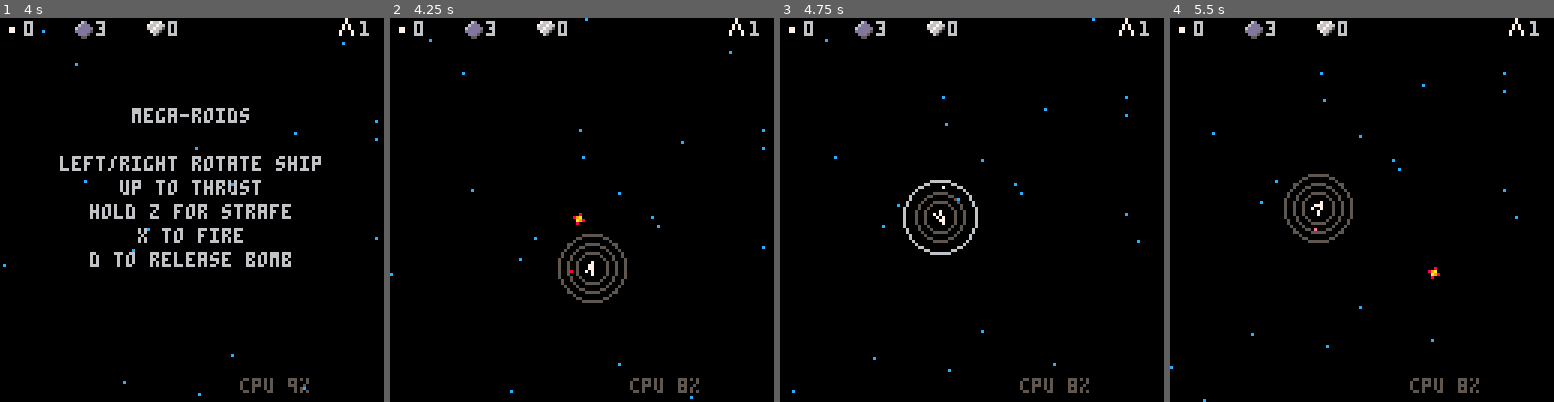
Above: before the commit, frames 1-4 (left to right).
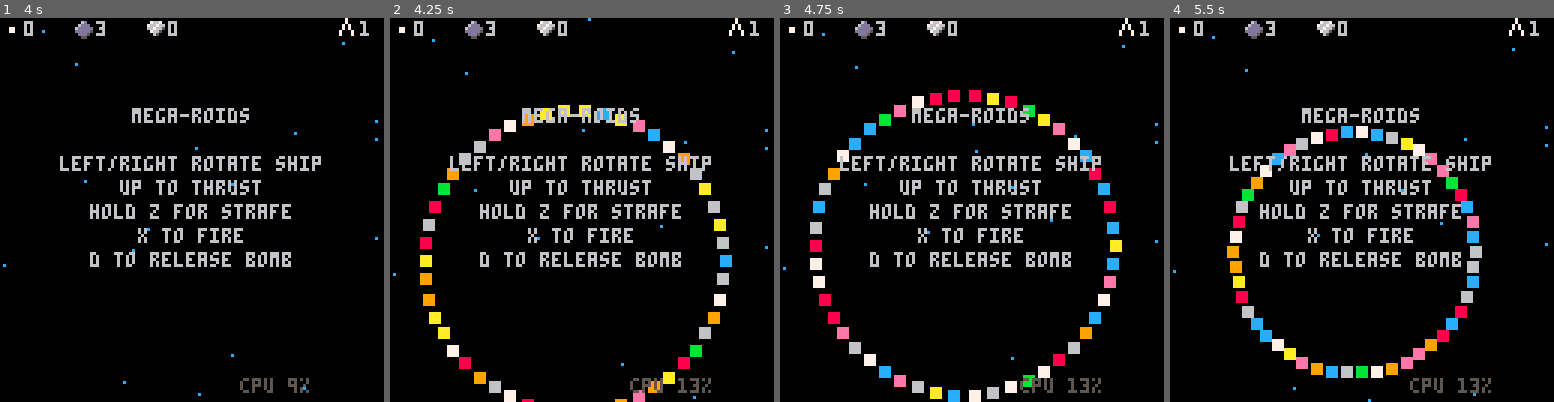
Above: after the commit, the same moments.

Repository: jcupitt/pico8
Game: PICO-8 cartridge mega/mega.p8
Same seed, same stepped clock (60 frames per second), same inputs: the game is played once before the commit and once after it.
Inputs:
- Up to frame 1 (4 s): tap X (X key) at 0.33, 1.07, 1.85, 2.97 s; tap O (Z key) at 0.7, 1.7, 2.1, 2.5, 2.9, 3.3, 3.7 s; hold Right 1.6-2.1 s; hold Up 2.15-2.42 s; hold Right 2.47-3.03 s; hold Left 3.08-3.58 s; hold Down 3.63-3.97 s
- Up to frame 2 (4.25 s): hold Right from 4.02 s (still down); tap X (X key) at 4.08 s; tap O (Z key) at 4.1 s
- Up to frame 3 (4.75 s): tap O (Z key) at 4.5 s; release Right at 4.68 s; hold Up from 4.73 s (still down)
- Up to frame 4 (5.5 s): tap O (Z key) at 4.9, 5.3 s; release Up at 5.03 s; hold Left from 5.08 s (still down); tap X (X key) at 5.2 s

Frame 1 is identical in both runs. In frame 2, 9.4% of the frame differs, in the area x 0-99%, y 0-100%; in frame 3, 10%; in frame 4, 10%, in the area x 0-99%, y 4-100%.

Commit message:
warp-in effect
better portal draw
lighter-weight enemy bullet

Diff:
--- a/mega/mega.p8
+++ b/mega/mega.p8
@@ -18,12 +18,11 @@
  p.y = y
  p.dx = 0
  p.dy = 0
- p.ddx = 0
- p.ddy = 0
- p.l = 30		-- life
+ p.drag = 0
+ p.life = 30
  p.dc = 0		-- colour delta
  p.c = 0
- p.s = 0		-- size ... 0 is one pixel across
+ p.size = 0		-- size ... 0 is one pixel across
 
  add(particles, p)
 
@@ -41,10 +40,11 @@
 
   p.dx = s * sin(a)
   p.dy = s * cos(a)
-  p.l = 40 * rnd() + 5
+  p.life = 40 * rnd() + 5
   p.dc = 1
   p.c = #particle_cmap * rnd()
-  p.s = rnd()
+  p.size = rnd()
+  p.drag = 0.02
  end
 end
 
@@ -60,9 +60,41 @@
 
   p.dx = s * sin(a)
   p.dy = s * cos(a)
-  p.l = 5 * s + 5
+  p.life = 5 * s + 5
   p.dc = 1
   p.c = #particle_cmap * rnd()
+  p.drag = 0.1
+ end
+end
+
+function reanimate_circle(x, y)
+ for n = 1, 50 do
+  local a = n / 50
+  local px = x + 50 * cos(a)
+  local py = y + 50 * sin(a)
+  local p = add_particle(px, py)
+
+  p.life = 60
+  p.dc = 1
+  p.c = #particle_cmap * rnd()
+  p.size = 3
+ end
+end
+
+function reanimate_in(x, y)
+ for n = 1, 50 do
+  local a = n / 50
+  local px = x + 50 * cos(a)
+  local py = y + 50 * sin(a)
+  local p = add_particle(px, py)
+
+  p.dx = 0.1 * cos(a + 0.5)
+  p.dy = 0.1 * sin(a + 0.5)
+  p.life = 40
+  p.dc = 1
+  p.c = #particle_cmap * rnd()
+  p.size = 3
+  p.drag = -0.1
  end
 end
 
@@ -75,10 +107,11 @@
  a += (rnd() - 0.5) * 0.15
  j.dx = sin(a) + s.dx
  j.dy = cos(a) + s.dy
- j.l = 15 * rnd() + 15
+ j.life = 15 * rnd() + 15
  j.dc = 0.5
  j.c = 15 * rnd()
- j.s = 0
+ j.size = 0
+ j.drag = 0.04
 end
 
 function spark(m)
@@ -86,28 +119,29 @@
 
  s.dx = m.dx + 0.5 * rnd()
  s.dy = m.dy + 0.5 * rnd()
- s.l = 15 * rnd() + 15
+ s.life = 15 * rnd() + 15
  s.dc = 0.5
  s.c = 15 * rnd()
- s.s = 0
+ s.size = 0
+ s.drag = 0.1
 end
 
 function update_particle(p)
- p.dx += p.ddx - p.dx / 10
- p.dy += p.ddy - p.dy / 10
+ p.dx -= p.dx * p.drag
+ p.dy -= p.dy * p.drag
  p.x += p.dx
  p.y += p.dy
  p.c = (p.c + p.dc) % #particle_cmap
- p.l -= 1
-
- if(p.l < 0) del(particles, p)
+ p.life -= 1
+
+ if(p.life < 0) del(particles, p)
 end
 
 function draw_particle(p)
  local x = p.x - screen_x
  local y = p.y - screen_y
 
- rectfill(x, y, x + p.s, y + p.s, particle_cmap[flr(p.c)])
+ rectfill(x, y, x + p.size, y + p.size, particle_cmap[flr(p.c)])
 end
 
 -- star field
@@ -729,6 +763,45 @@
  return b
 end
 
+function add_enemy_bullet(m, t)
+ local b = add_actor(m.x, m.y)
+
+ local dx = t.x - m.x
+ local dy = t.y - m.y
+ local a = atan2(dx, dy)
+
+ b.dx = cos(a)
+ b.dy = sin(a)
+
+ b.x += b.dx
+ b.y += b.dy
+ b.sp = 87
+ b.l = 100
+ b.radius = 1
+ b.st = 0
+
+ b.update = function (b)
+  b.l -= 1
+  if(b.l < 0) remove_actor(b)
+
+  b.st = (b.st + 1) % 5
+  if(b.st == 0) spark(b)
+
+  if hit_wall(b, b.dx, b.dy) then
+   explosion(b.x + 4, b.y + 4, 5)
+   wake_monsters(b.x + 4, b.y + 4)
+   remove_actor(b)
+  end
+
+  if closer(b, ship, 4) then
+   hit_ship()
+   remove_actor(b)
+  end
+ end
+
+ return b
+end
+
 function add_diamond(x, y)
  local d = add_actor(x, y)
 
@@ -804,7 +877,7 @@
  local p = add_actor(x, y)
 
  p.update = function (p)
-  if closer(p, ship, 4) then
+  if closer(p, ship, 10) then
    if diamonds >= 10 then
     powerup_message = "you warp to the next level!!"
    else
@@ -819,10 +892,10 @@
   local nx = p.x - screen_x - 8
   local ny = p.y - screen_y - 8
 
-  spr(104, nx, ny, 1, 1, false, false)
-  spr(104, nx + 8, ny, 1, 1, true, false)
-  spr(104, nx, ny + 8, 1, 1, false, true)
-  spr(104, nx + 8, ny + 8, 1, 1, true, true)
+  spr(104, nx - 4, ny - 4, 1, 1, false, false)
+  spr(104, nx + 4, ny - 4, 1, 1, true, false)
+  spr(104, nx - 4, ny + 4, 1, 1, false, true)
+  spr(104, nx + 4, ny + 4, 1, 1, true, true)
  end
 
  return p
@@ -840,6 +913,25 @@
   alive = false
   dead_timer = 200
  end
+end
+
+function update_reanimate()
+ if(reanimate_timer == 0) return
+ reanimate_timer = max(0, reanimate_timer - 1)
+
+ if reanimate_timer == 99 then
+  reanimate_circle(ship.x, ship.y)
+ elseif reanimate_timer == 40 then
+  reanimate_in(ship.x, ship.y)
+ elseif reanimate_timer == 0 then
+  ship.shields = 3
+  alive = true
+ end
+end
+
+function reanimate_ship(ship)
+ if(reanimate_timer > 0) return
+ reanimate_timer = 100
 end
 
 function update_bomb(b)
@@ -1044,13 +1136,7 @@
  if(not m.bullet_timer) m.bullet_timer = 0
  m.bullet_timer = (m.bullet_timer + 1) % r
  if m.bullet_timer == 1 then
-  local b = add_monster(m.x, m.y, drop)
-  local dx = t.x - m.x
-  local dy = t.y - m.y
-  local a = atan2(dx, dy)
-
-  b.dx = cos(a)
-  b.dy = sin(a)
+  add_enemy_bullet(m, t)
  end
 end
 
@@ -1155,36 +1241,6 @@
 	5 psycho (suicide attack)
 
 ]]
-
-drop = {
- roost = nil,
- sprite = 87,
- n_sprites = 1,
- radius = 1,
-
- eyes = false,
-
- max_speed = 1000,
-
- transition = {
-  [1] = {10000, {1, 1}}
- },
-
- update = {
-  [1] = function (m)
-   if not m.life then
-    m.life = 100
-    m.st = 3
-   end
-
-   m.st = (m.st + 1) % 5
-   if(m.st == 0) spark(m)
-
-   m.life = max(0, m.life - 1)
-   if(m.life == 0) remove_actor(m)
-  end
- }
-}
 
 octo = {
  roost = {7, 49, 50, 5},
@@ -1452,13 +1508,13 @@
   [2] = function (m)
    accelerate_to(m, ship.x, ship.y, 0.0002)
 
-   if not m.bullet_timer then
-    m.bullet_timer = 0
+   if not m.present_timer then
+    m.present_timer = 0
     m.n_presents = 0
    end
 
-   m.bullet_timer = (m.bullet_timer + 1) % 100
-   if m.bullet_timer == 0 and m.n_presents < 4 then
+   m.present_timer = (m.present_timer + 1) % 100
+   if m.present_timer == 0 and m.n_presents < 4 then
     add_monster(m.x, m.y, present)
     m.n_presents += 1
    end
@@ -1489,17 +1545,21 @@
   [1] = function (m)
    if not m.spawn_timer then
     m.spawn_timer = 100
+    m.n_monsters = 0
    end
 
    m.spawn_timer = (m.spawn_timer + 1) % 100
-   if m.spawn_timer == 0 and #nearby_actors(m, 2) < 20 then
-    local n = flr(rnd() * 6 + 1)
+   if m.spawn_timer == 0 and m.n_monsters < 5 then
+    -- 5 means we don't spwan spwans or trees
+    local n = flr(rnd() * 5 + 1)
     local mt = monster_table[n]
     local nm = add_monster(m.x, m.y, mt)
 
     nm.angle = m.angle
     nm.dx = 3 * cos(nm.angle)
     nm.dy = 3 * sin(nm.angle)
+
+    m.n_monsters += 1
    end
   end,
   [4] = function (m)
@@ -1555,8 +1615,8 @@
  bat,
  centi,
  mush,
+ crab,
  tree,
- crab,
  spawn,
 }
 
@@ -1780,10 +1840,11 @@
  if not alive then
   dead_timer = max(0, dead_timer - 1)
   if dead_timer == 0 then
-   ship.shields = 3
-   alive = true
-  end
- end
+   reanimate_ship()
+  end
+ end
+
+ update_reanimate()
 
  monster_timer = max(0, monster_timer - 1)
  if monster_timer == 0 then
@@ -1944,9 +2005,10 @@
 reset_explored()
 diamonds = 0
 n_ships = 1
-dead_timer = 200
 add_portal(512, 256)
 ship = add_ship(512, 768)
+dead_timer = 200
+reanimate_timer = 0
 alive = false
 screen_x = ship.x + 4 - 64
 screen_y = ship.y + 4 - 64
